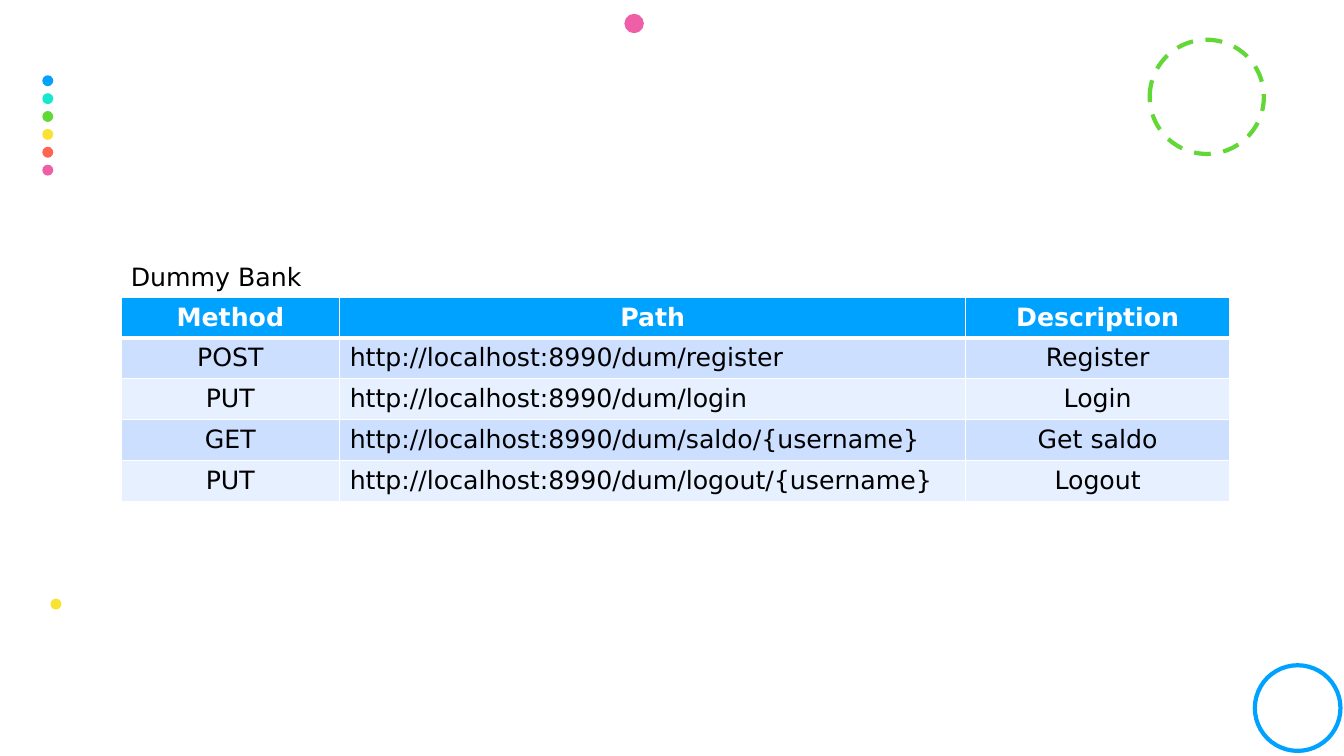
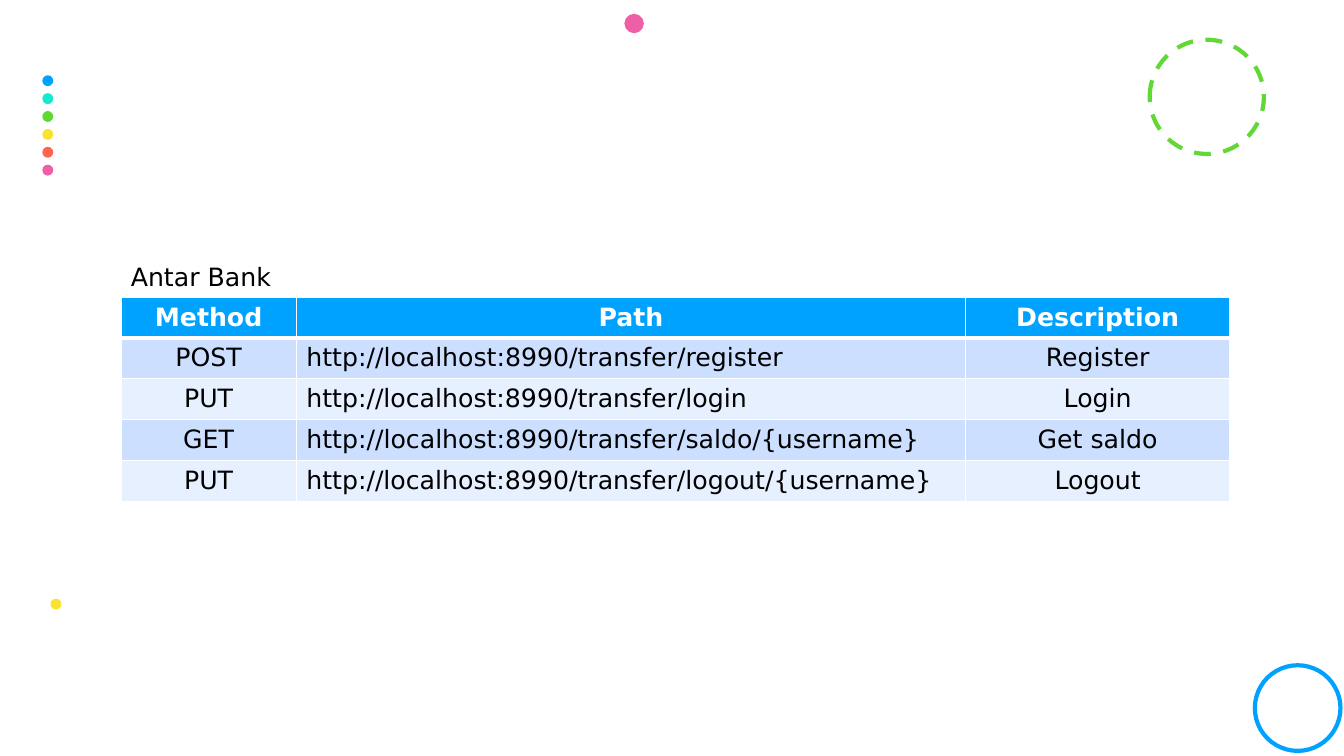
Before and after one commit to rxnvz/btpns-final, a slide deck: slide 12 of Mini Mobile Banking.pptx. Drawn at 1344x756 pixels with LibreOffice and Linux fonts; fonts in the diff are those of the drawing. Boxes give left, top, right and bottom in pixels: in the first picture for what was removed or moved away, otherwise in the second. Text is boxed around its words. In the diff, an @@ line names an element or a change of style, - is before the commit and + after.

```diff
--- a/Mini Mobile Banking.pptx
+++ b/Mini Mobile Banking.pptx
@@ text at bbox=[131, 267, 271, 287]: text changed @@
-Dummy Bank
+Antar Bank
@@ table at bbox=[121, 297, 1230, 502] @@
-row 2, column 2: http://localhost:8990/dum/register
+row 2, column 2: http://localhost:8990/transfer/register
-row 3, column 2: http://localhost:8990/dum/login
+row 3, column 2: http://localhost:8990/transfer/login
-row 4, column 2: http://localhost:8990/dum/saldo/{username}
+row 4, column 2: http://localhost:8990/transfer/saldo/{username}
-row 5, column 2: http://localhost:8990/dum/logout/{username}
+row 5, column 2: http://localhost:8990/transfer/logout/{username}
```
Also in this commit, not shown: 2 other slides changed, 11 other files.
